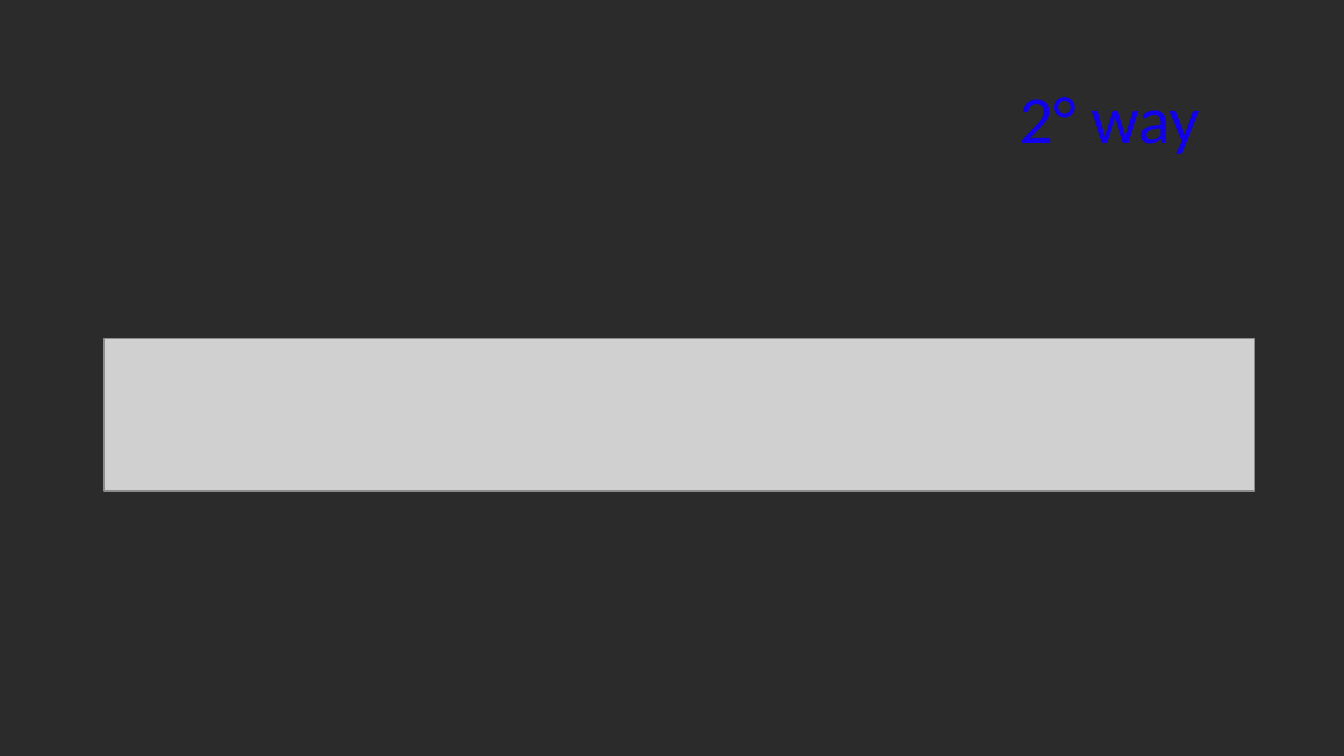
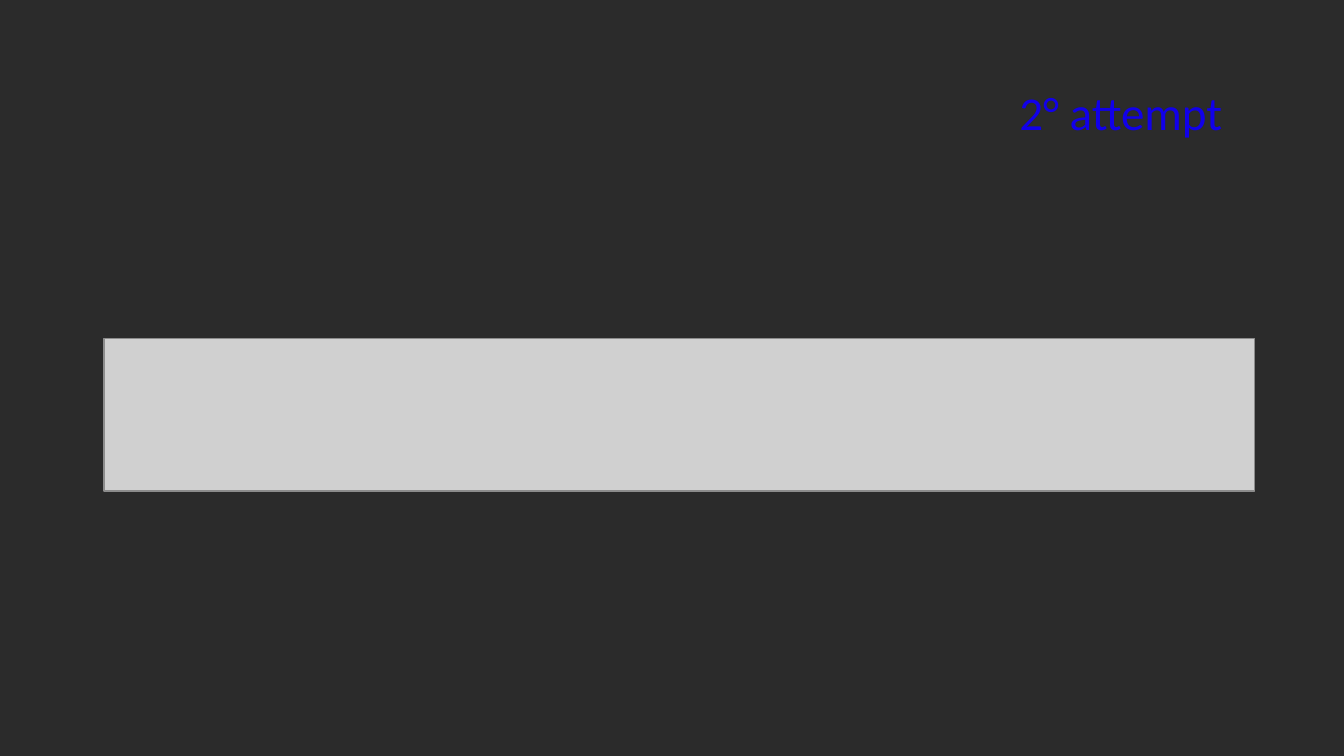
Before and after one commit to GabriM97/CryptoWolf, a slide deck: slide 29 of Student Presentation/Student_Presentation.odp (slide 28 before the commit). Drawn at 1344x756 pixels with LibreOffice and Linux fonts; fonts in the diff are those of the drawing; grey boxes stand for pictures; background and template pictures are left out; a plain dark background stands for a picture behind light text. Boxes give left, top, right and bottom in pixels: in the first picture for what was removed or moved away, otherwise in the second. Text is boxed around its words. In the diff, an @@ line names an element or a change of style, - is before the commit and + after.

```diff
--- a/Student Presentation/Student_Presentation.odp
+++ b/Student Presentation/Student_Presentation.odp
@@ title at (x1=1019, y1=98, x2=1223, y2=138): text changed; size 36 to 25.2 pt @@
-2° way
+2° attempt
```
Also in this commit, not shown: 17 other slides changed, 4 slides added, 3 slides removed, 5 other files.
